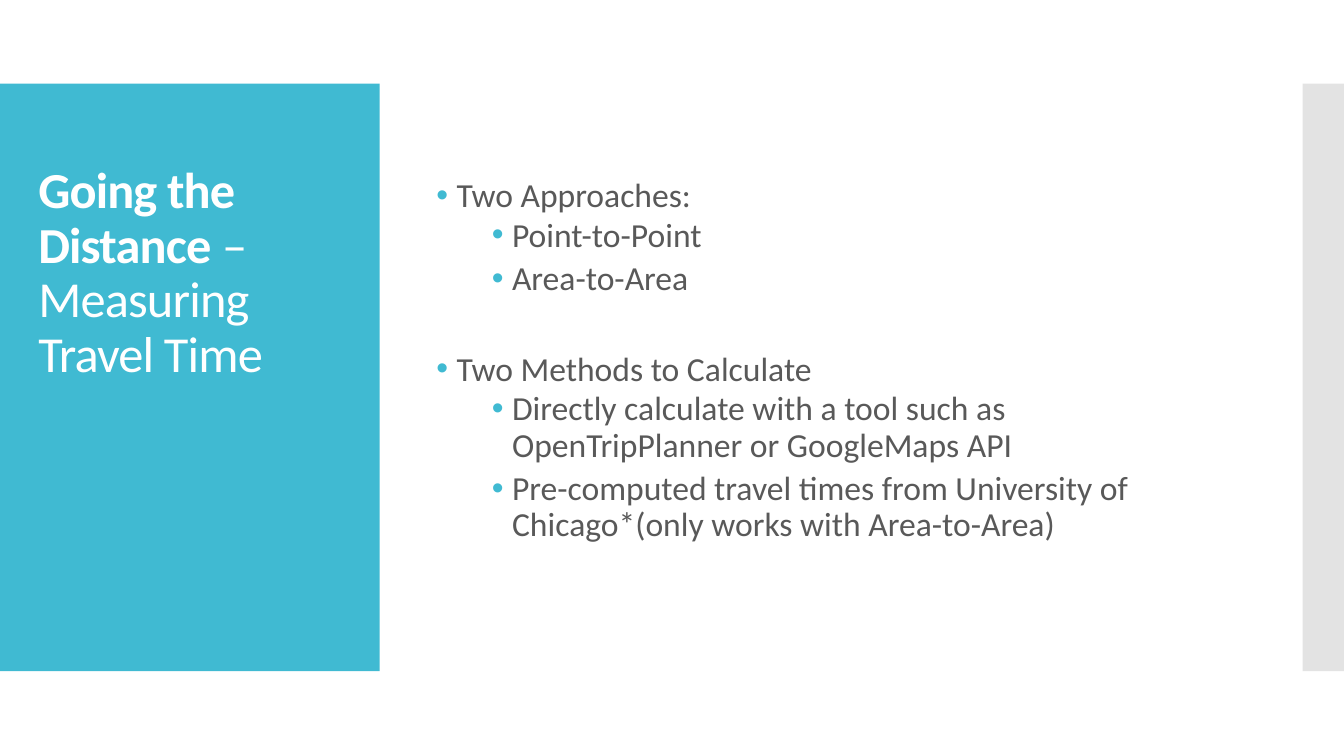
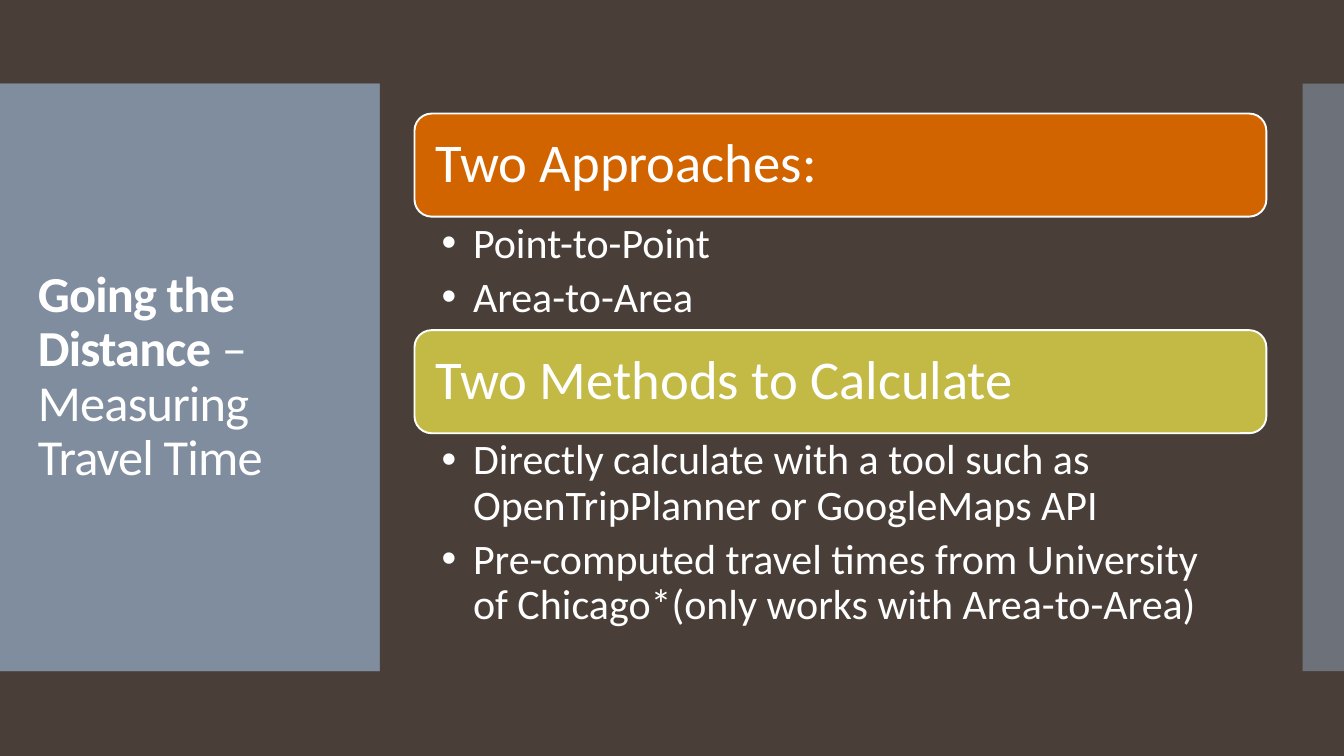
Before and after one commit to jwattier/nycdsa_ccc_nyc, a slide deck: slide 9 of Better Together CCC NYC.pptx (slide 8 before the commit). Drawn at 1344x756 pixels with LibreOffice and Linux fonts; fonts in the diff are those of the drawing. Boxes give left, top, right and bottom in pixels: in the first picture for what was removed or moved away, otherwise in the second. Text is boxed around its words. In the diff, an @@ line names an element or a change of style, - is before the commit and + after.

```diff
--- a/Better Together CCC NYC.pptx
+++ b/Better Together CCC NYC.pptx
@@ background #FFFFFF to #4A3F38 @@
@@ rectangle at bbox=[0, 84, 380, 671]: fill #40BAD2 to #818E9F at 95% opacity @@
@@ rectangle added at bbox=[0, 84, 380, 671], fill #818E9F at 95% opacity @@
@@ rectangle at bbox=[1303, 84, 1344, 671]: fill #C8C8C8 at 50% opacity to #818E9F at 40% opacity @@
@@ rectangle added at bbox=[1303, 84, 1344, 671], fill #818E9F at 40% opacity @@
@@ title "Going the Distance – Measuring ..." at bbox=[38, 276, 263, 476]: vertical alignment bottom to middle @@
@@ text at bbox=[457, 183, 812, 381]: paragraphs removed @@
-• Two Approaches:
-  • Point-to-Point
-  • Area-to-Area
-• Two Methods to Calculate
@@ group added at bbox=[414, 114, 1266, 434]: 3 texts, 2 rounded rectangles @@
+Two Approaches:
+  • Point-to-Point
+  • Area-to-Area
+Two Methods to Calculate
@@ text "Directly calculate with a tool ...": place and size @@
-text "Directly calculate with a tool ..." at bbox=[457, 183, 1128, 542]
+text "Directly calculate with a tool ..." at bbox=[473, 445, 1198, 626]
@@ text "Directly calculate with a tool ..." at bbox=[473, 445, 1198, 626]: size 24 to 30 pt, text colour #595959 to #FFFFFF; indent changed; more space between paragraphs; vertical alignment middle to top @@
```
Also in this commit, not shown: 10 other slides changed, 1 slide added, 6 other files.
